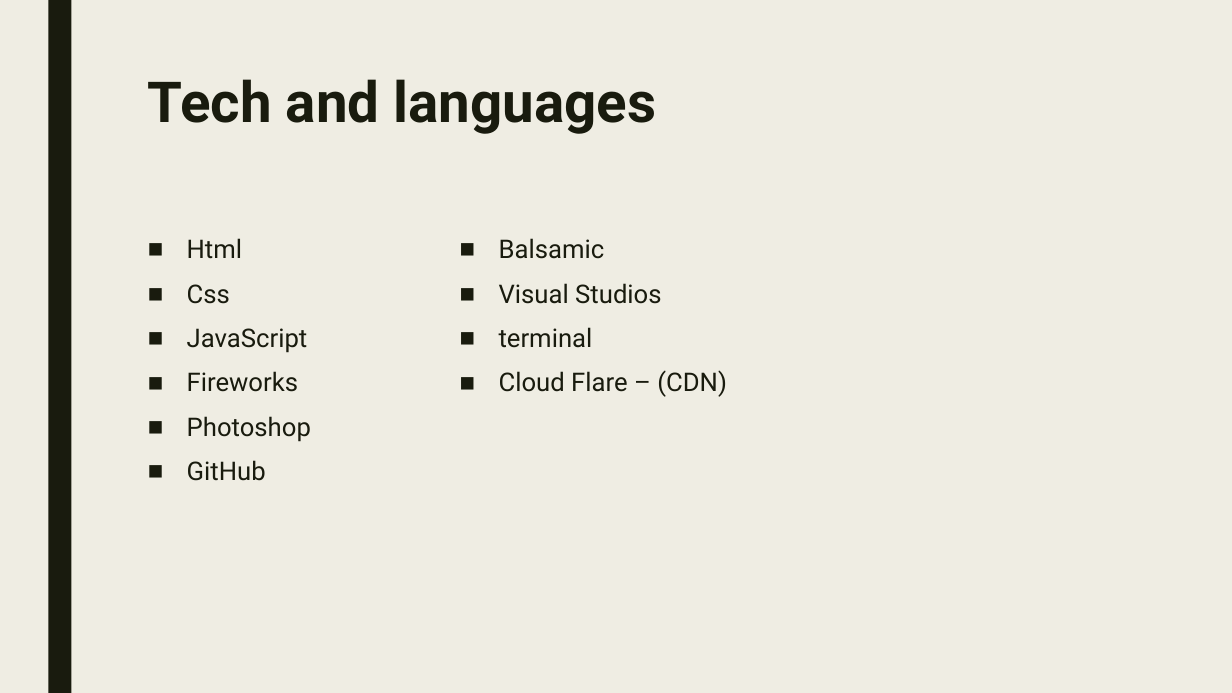
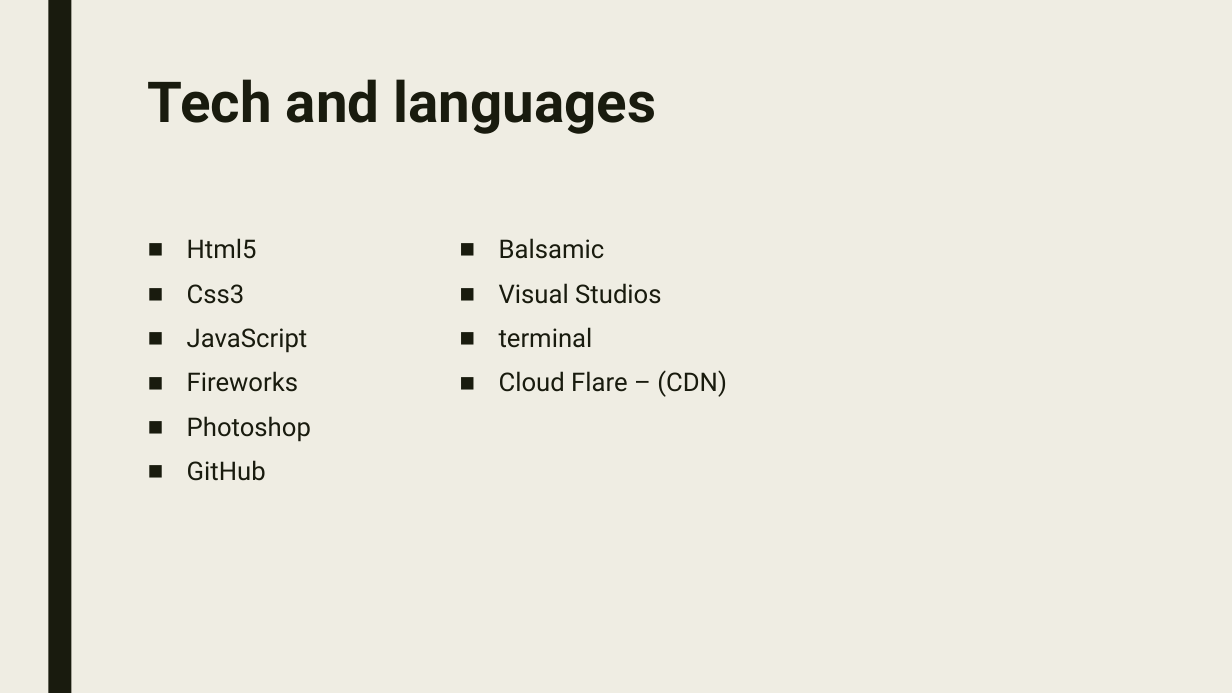
Before and after one commit to adam22gary/adam22gary.github.io, a slide deck: slide 10 of ppt/presentation.pptx. Drawn at 1232x693 pixels with LibreOffice and Linux fonts; fonts in the diff are those of the drawing. Boxes give left, top, right and bottom in pixels: in the first picture for what was removed or moved away, otherwise in the second. Text is boxed around its words. In the diff, an @@ line names an element or a change of style, - is before the commit and + after.

```diff
--- a/ppt/presentation.pptx
+++ b/ppt/presentation.pptx
@@ text at bbox=[187, 238, 257, 304]: text changed @@
-■ Html
-■ Css
+■ Html5
+■ Css3
```
Also in this commit, not shown: 2 other slides changed, 1 other file.
